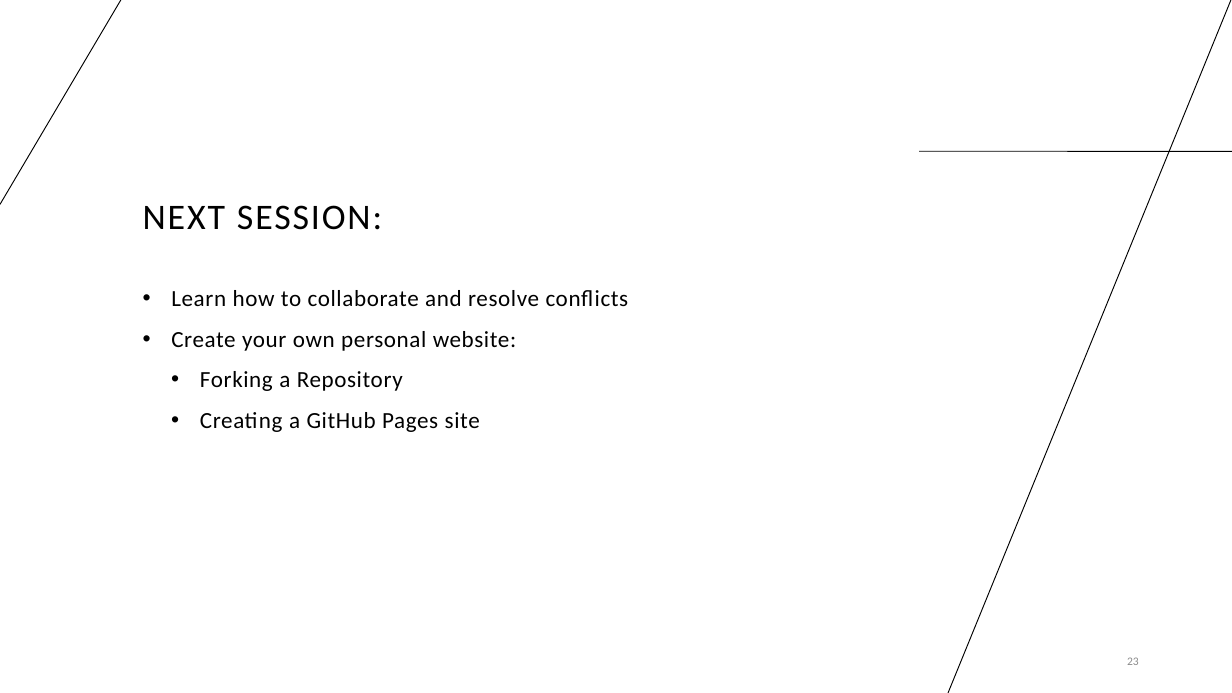
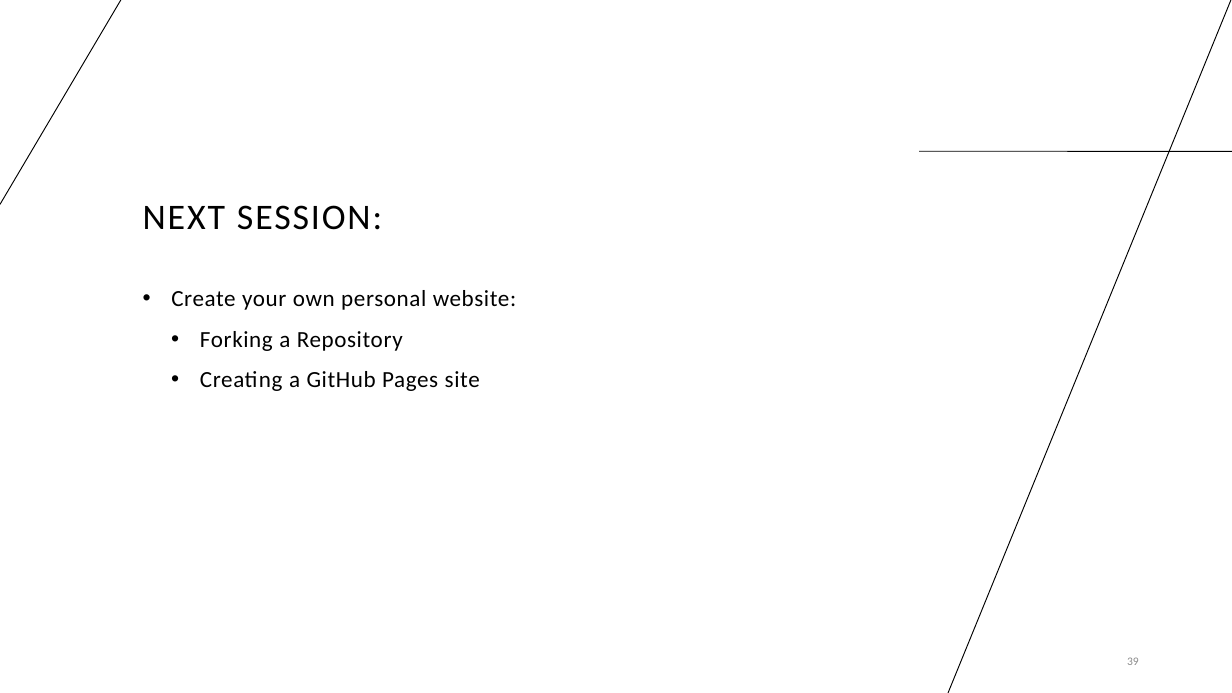
Before and after one commit to cassandra-hui/GitHub-Workshop, a slide deck: slide 39 of Day_1.pptx (slide 23 before the commit). Drawn at 1232x693 pixels with LibreOffice and Linux fonts; fonts in the diff are those of the drawing. Boxes give left, top, right and bottom in pixels: in the first picture for what was removed or moved away, otherwise in the second. Text is boxed around its words. In the diff, an @@ line names an element or a change of style, - is before the commit and + after.

```diff
--- a/Day_1.pptx
+++ b/Day_1.pptx
@@ text at bbox=[171, 290, 629, 306]: paragraph removed @@
-  • Learn how to collaborate and resolve conflicts
@@ page number at bbox=[1127, 657, 1139, 665]: text changed @@
-23
+39
```
Also in this commit, not shown: 7 other slides changed, 16 slides added, 1 other file.
